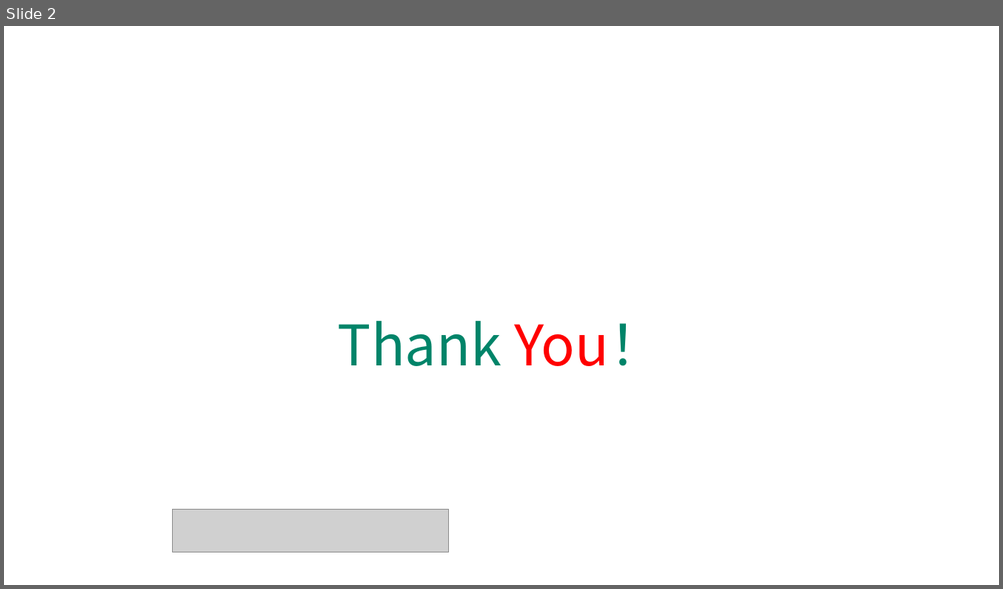
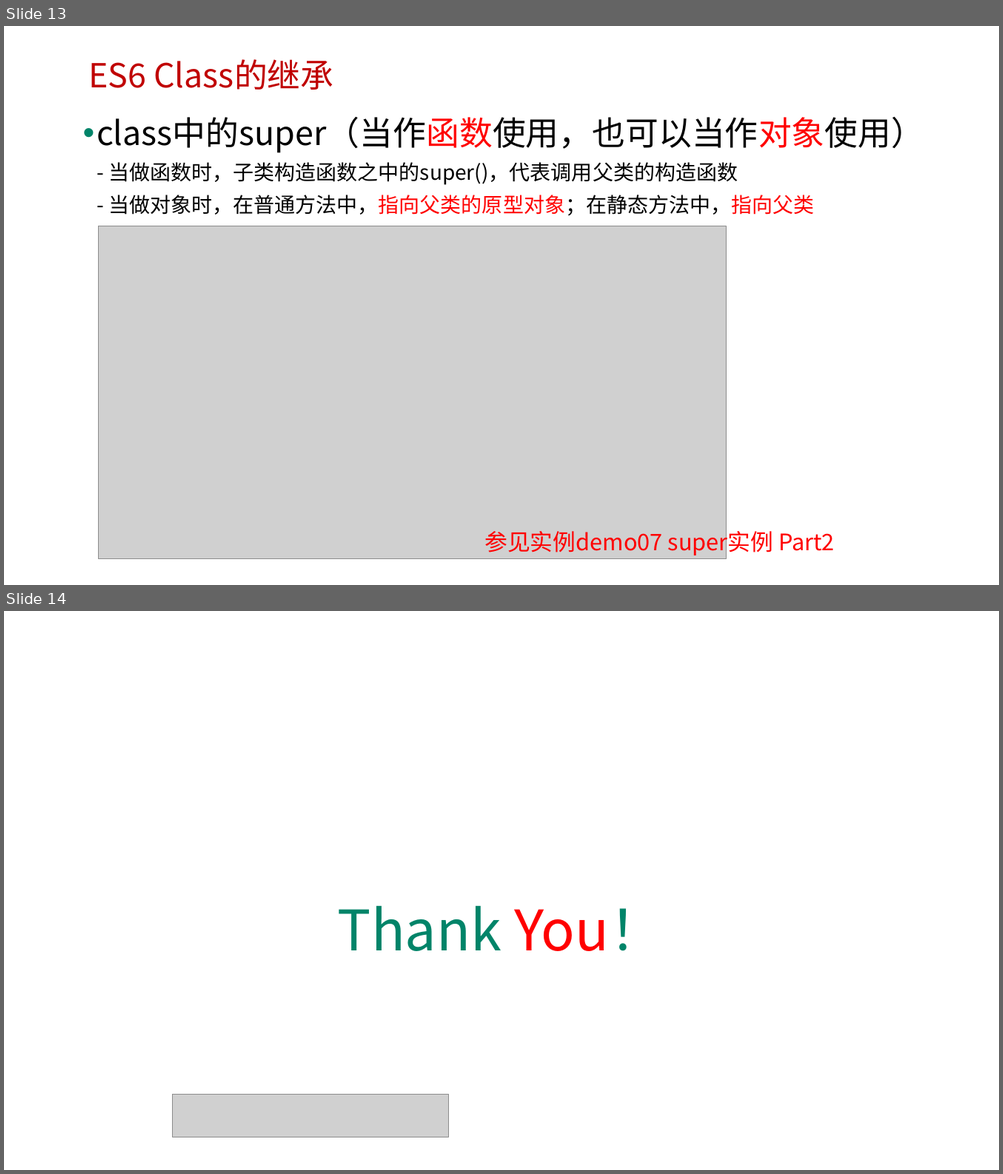
Before and after one commit to edu2act/course-javascript-advanced, a slide deck: 课程PPT/15.ECMAScript 6 三.pptx. Shown one above the other, each under a label of ours: slide 2 before the commit, slides 13 and 14 after it. The pictures are 1003x589 and 1003x1174 pixels, drawn with LibreOffice and Linux fonts; fonts in the diff are those of the drawing; grey boxes stand for pictures; background and template pictures are left out. Boxes give left, top, right and bottom in pixels: in the first picture for what was removed or moved away, otherwise in the second. Text is boxed around its words. In the diff, an @@ line names an element or a change of style, - is before the commit and + after.

```diff
--- a/课程PPT/15.ECMAScript 6 三.pptx
+++ b/课程PPT/15.ECMAScript 6 三.pptx
@@ slide 13 added at box(4, 26, 999, 585), background picture (left out) @@
@@ text added at box(88, 59, 333, 90), 32 pt, text #C00000 @@
+ES6 Class的继承
@@ text added at box(96, 116, 924, 216), 20 pt, text #000000 @@
+• class中的super（当作函数使用，也可以当作对象使用）
+  - 当做函数时，子类构造函数之中的super()，代表调用父类的构造函数
+  - 当做对象时，在普通方法中，指向父类的原型对象；在静态方法中，指向父类
@@ picture added at box(98, 226, 726, 560) @@
@@ text added at box(485, 527, 834, 557), 22 pt, text #FF0000 @@
+参见实例demo07 super实例 Part2
@@ what was slide 2 is now slide 14 @@
```
Also in this commit, not shown: 1 slide changed, 11 other slides added, 1 slide removed, 16 other files.
